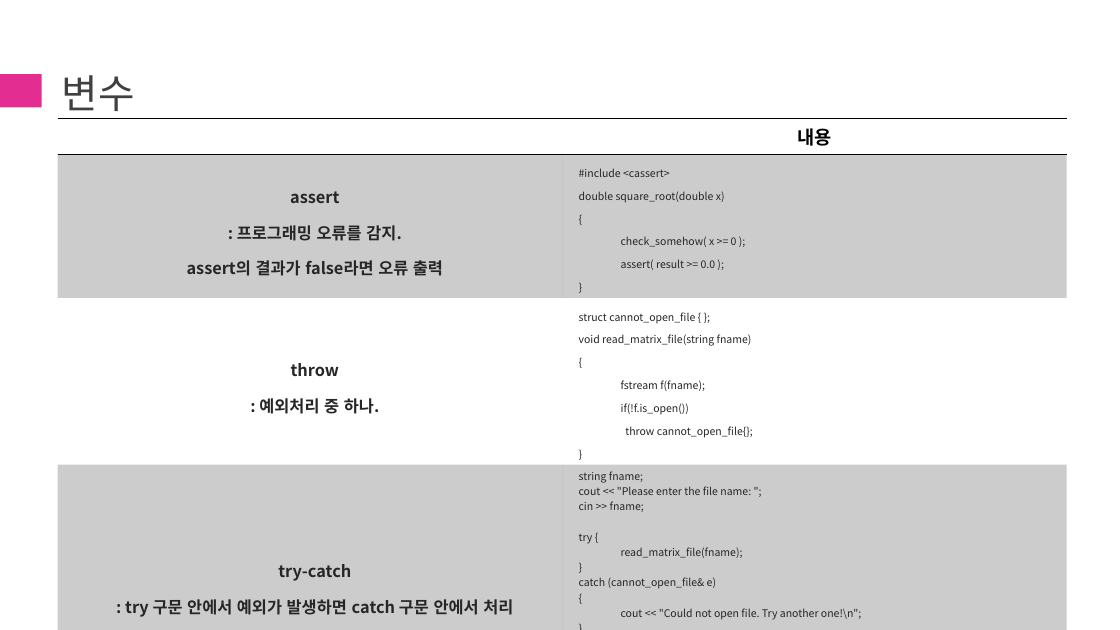
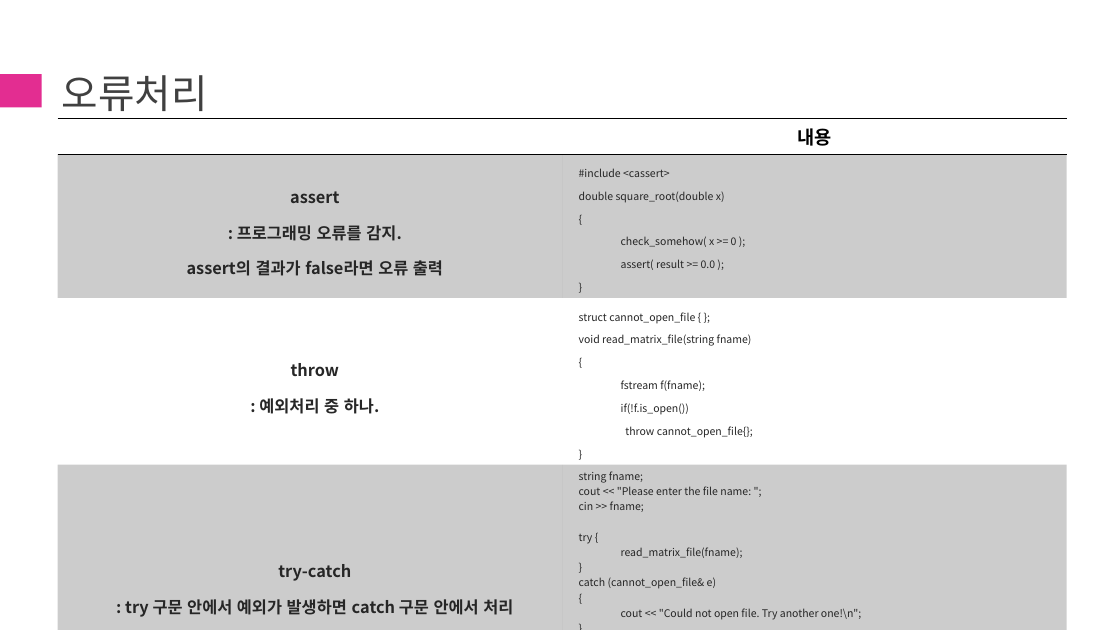
Before and after one commit to chaehanbyul/ModernCpp, a slide deck: slide 7 of 1st/[ModernCpp]1st.pptx. Drawn at 1120x630 pixels with LibreOffice and Linux fonts; fonts in the diff are those of the drawing. Boxes give left, top, right and bottom in pixels: in the first picture for what was removed or moved away, otherwise in the second. Text is boxed around its words. In the diff, an @@ line names an element or a change of style, - is before the commit and + after.

```diff
--- a/1st/[ModernCpp]1st.pptx
+++ b/1st/[ModernCpp]1st.pptx
@@ title at (62,75,208,111): text changed @@
-변수
+오류처리
```
Also in this commit, not shown: 1 other slide changed, 3 slides added, 1 other file.
